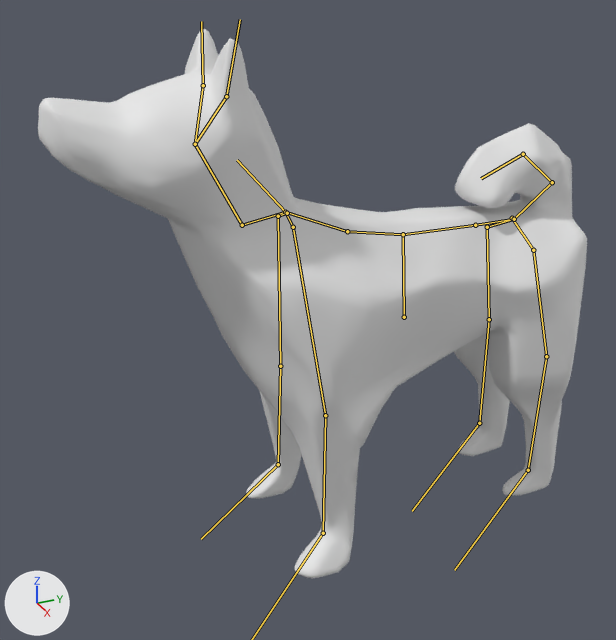
Renders of the FBX model Assets/iiiiiiinu2.fbx from each side of a commit.
Camera for both pictures: a 50 mm camera at (2.43, -1.24, 1.17) aimed at (-0.03, -0.13, -0.07). The lights are fixed; the arrows at lower left show +X, +Y and +Z. The older version comes first. The bones that bend it are drawn over the model as lines.
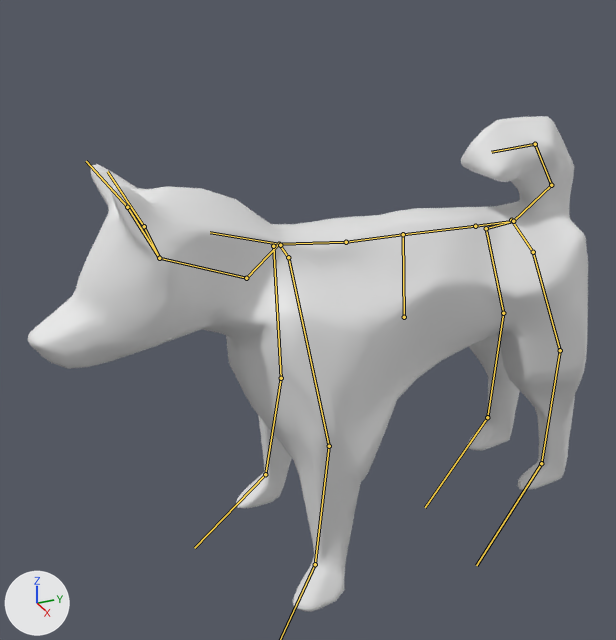
The newer file adds an action. The first version stands in its rest pose; the second is drawn at frame 11 of the action 'アーマチュア|bark'.

The edits, one by one:
Bone 'spine' (bone_spine) turns from (0, 0, 0) to (10, 0, 1) degrees about its own x, y and z.
Bone 'front spine' (bone_front_spine) turns from (0, 0, 0) to (7, 0, 0) degrees about its own x, y and z.
Bone 'neck' (bone_neck) turns from (0, 0, 0) to (16, 0, 0) degrees about its own x, y and z.
Bone 'unkwon' (bone_unkwon) turns from (0, 0, 0) to (14, 1, 0) degrees about its own x, y and z.
Bone 'head' (bone_head) turns from (0, 0, 0) to (13, -2, 0) degrees about its own x, y and z.
Bone 'head.003' (bone_head_003) turns from (0, 0, 0) to (-9, -3, -1) degrees about its own x, y and z.
Bone 'head.004' (bone_head_004) turns from (0, 0, 0) to (-3, 1, 1) degrees about its own x, y and z.
Bone 'upperArm.R' (bone_upperarm_r) turns from (0, 0, 0) to (-4, -5, 1) degrees about its own x, y and z.
Bone 'lowerArm.R' (bone_lowerarm_r) turns from (0, 0, 0) to (-2, -3, 11) degrees about its own x, y and z.
Bone 'paw_front.R' (bone_paw_front_r) turns from (0, 0, 0) to (5, -1, 6) degrees about its own x, y and z.
Bone 'paw_front.R.001' (bone_paw_front_r_001) turns from (0, 0, 0) to (1, 3, -18) degrees about its own x, y and z.
Bone 'upperArm.L' (bone_upperarm_l) turns from (0, 0, 0) to (-3, 5, -1) degrees about its own x, y and z.
Bone 'lowerArm.L' (bone_lowerarm_l) turns from (0, 0, 0) to (-3, 2, -8) degrees about its own x, y and z.
Bone 'paw_front.L' (bone_paw_front_l) turns from (0, 0, 0) to (3, 1, -10) degrees about its own x, y and z.
Bone 'paw_front.L.001' (bone_paw_front_l_001) turns from (0, 0, 0) to (1, -2, 10) degrees about its own x, y and z.
Bone 'backspine' (bone_backspine) turns from (0, 0, 0) to (-1, 0, 0) degrees about its own x, y and z.
Bone 'baglowerLeg.R' (bone_baglowerleg_r) turns from (0, 0, 0) to (0, -1, -11) degrees about its own x, y and z.
Bone 'bagpaw_back.R' (bone_bagpaw_back_r) turns from (0, 0, 0) to (0, 0, 14) degrees about its own x, y and z.
Bone 'bagpaw_back.R.001' (bone_bagpaw_back_r_001) turns from (0, 0, 0) to (0, 0, -8) degrees about its own x, y and z.
Bone 'baglowerLeg.L' (bone_baglowerleg_l) turns from (0, 0, 0) to (0, 1, 10) degrees about its own x, y and z.
Bone 'bagpaw_back.L' (bone_bagpaw_back_l) turns from (0, 0, 0) to (0, 0, -8) degrees about its own x, y and z.
Bone 'bagpaw_back.L.001' (bone_bagpaw_back_l_001) turns from (0, 0, 0) to (0, 0, 6) degrees about its own x, y and z.
Bone 'tail2' (bone_tail2) turns from (0, 0, 0) to (-16, 2, 7) degrees about its own x, y and z.

Boxes (x1, y1, x2, y2) around the edits, measured in the pictures (616 x 640 px):
'Mesh1.0', posed (10% shorter)
    before: (38, 29, 587, 578)
    after: (28, 116, 588, 612)
bone 'spine', root to tip
    before: (403, 234) to (347, 231)
    after: (403, 234) to (346, 242)
bone 'front spine', root to tip
    before: (347, 231) to (285, 212)
    after: (346, 242) to (279, 244)
bone 'neck', root to tip
    before: (285, 212) to (237, 160)
    after: (279, 244) to (210, 232)
bone 'unkwon', root to tip
    before: (285, 212) to (242, 225)
    after: (279, 244) to (246, 278)
bone 'head', root to tip
    before: (242, 225) to (195, 144)
    after: (246, 278) to (159, 258)
bone 'head.003', root to tip
    before: (226, 96) to (240, 19)
    after: (144, 226) to (107, 171)
bone 'head.004', root to tip
    before: (203, 85) to (201, 21)
    after: (127, 207) to (86, 161)
bone 'upperArm.R', root to tip
    before: (285, 212) to (293, 227)
    after: (279, 244) to (288, 257)
bone 'lowerArm.R', root to tip
    before: (293, 227) to (325, 415)
    after: (288, 257) to (329, 446)
bone 'paw_front.R', root to tip
    before: (325, 415) to (323, 533)
    after: (329, 446) to (315, 564)
bone 'upperArm.L', root to tip
    before: (287, 213) to (278, 216)
    after: (280, 245) to (273, 246)
bone 'lowerArm.L', root to tip
    before: (278, 216) to (280, 366)
    after: (273, 246) to (281, 378)
bone 'paw_front.L', root to tip
    before: (280, 366) to (278, 464)
    after: (281, 378) to (265, 474)
bone 'paw_front.L.001', root to tip
    before: (278, 464) to (201, 539)
    after: (265, 474) to (194, 548)
bone 'backspine', root to tip
    before: (403, 234) to (475, 225)
    after: (403, 234) to (475, 226)
bone 'baglowerLeg.R', root to tip
    before: (487, 227) to (489, 319)
    after: (486, 228) to (503, 313)
bone 'bagpaw_back.R', root to tip
    before: (489, 319) to (479, 423)
    after: (503, 313) to (487, 417)
bone 'bagpaw_back.R.001', root to tip
    before: (479, 423) to (412, 511)
    after: (487, 417) to (425, 507)
bone 'baglowerLeg.L', root to tip
    before: (533, 250) to (546, 356)
    after: (533, 252) to (560, 350)
bone 'bagpaw_back.L', root to tip
    before: (546, 356) to (528, 470)
    after: (560, 350) to (541, 463)
bone 'bagpaw_back.L.001', root to tip
    before: (528, 470) to (454, 570)
    after: (541, 463) to (476, 565)
bone 'tail2', root to tip
    before: (552, 182) to (523, 154)
    after: (551, 185) to (535, 144)
